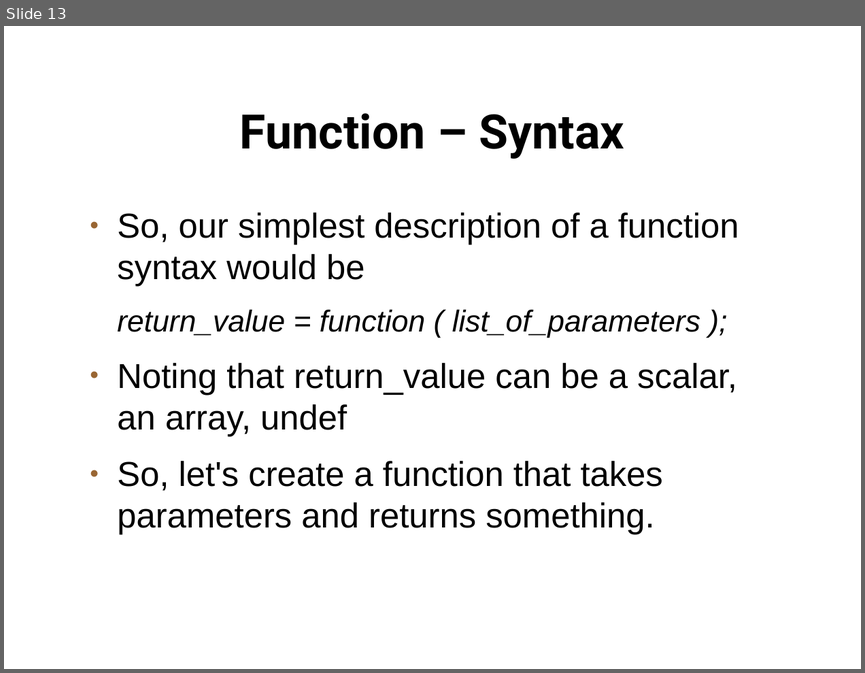
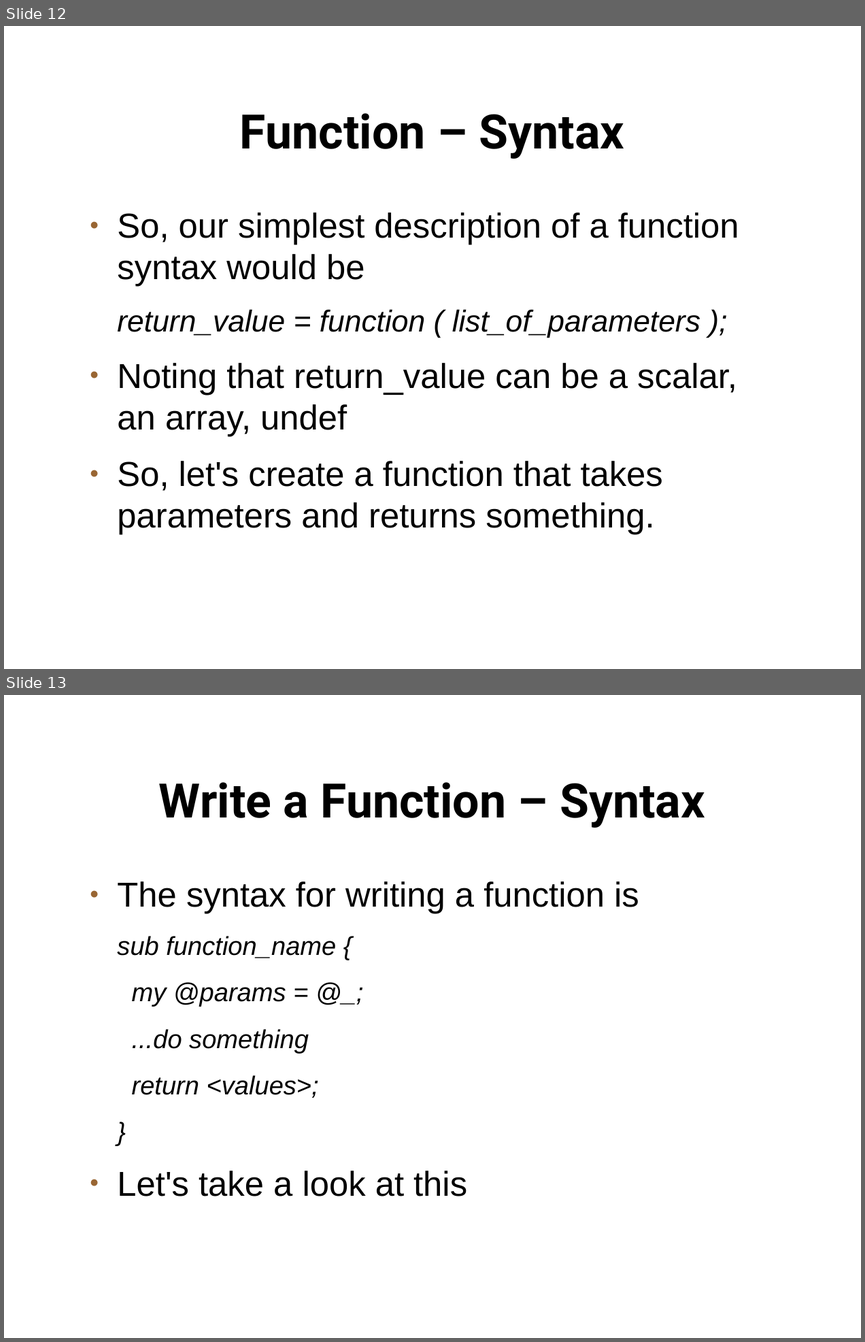
Before and after one commit to setitesuk/presentations, a slide deck: perl_course/08-functions/functions.odp. Shown one above the other, each under a label of ours: slide 13 before the commit, slides 12 and 13 after it. The pictures are 865x673 and 865x1342 pixels, drawn with LibreOffice and Linux fonts; fonts in the diff are those of the drawing; background and template pictures are left out. Boxes give left, top, right and bottom in pixels: in the first picture for what was removed or moved away, otherwise in the second. Text is boxed around its words. In the diff, an @@ line names an element or a change of style, - is before the commit and + after.

Commit message:
functions slides

```diff
--- a/perl_course/08-functions/functions.odp
+++ b/perl_course/08-functions/functions.odp
@@ slide 13 added at box(4, 695, 861, 1338), background picture (left out) @@
@@ title added at box(159, 782, 705, 828), 44 pt, text #000000, bold @@
+Write a Function – Syntax
@@ text added at box(117, 881, 639, 1196), 24 pt, text #000000, italic @@
+● The syntax for writing a function is
+sub function_name {
+my @params = @_;
+...do something
+return <values>;
+}
+● Let's take a look at this
@@ what was slide 13 is now slide 12 @@
```
Also in this commit, not shown: 1 slide changed, 29 other slides added, 1 slide removed, 5 other files.
